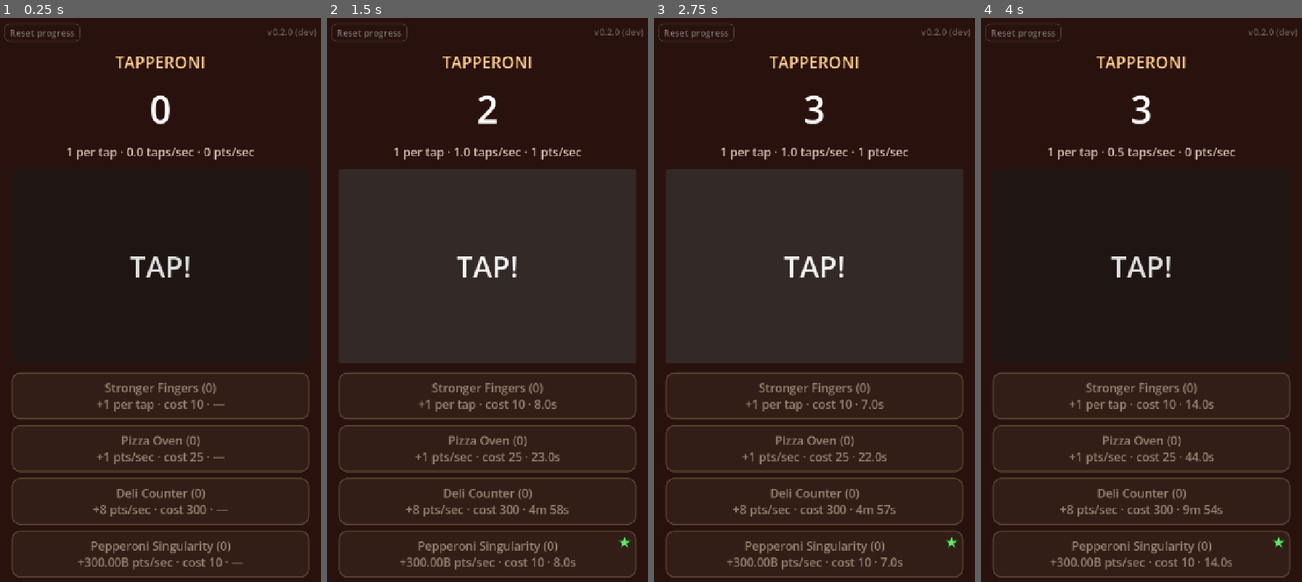
Above: before the commit, frames 1-4 (left to right).
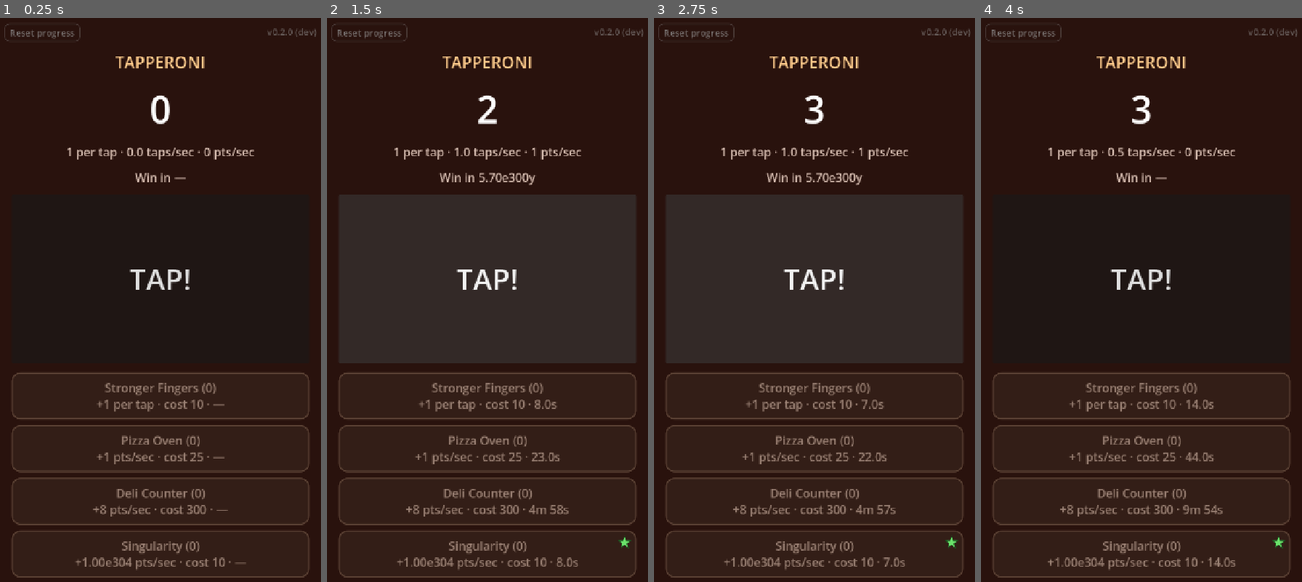
Above: after the commit, the same moments.

Repository: DukeOfEtiquette/tapperoni
Game: Godot game, scene res://scenes/main.tscn
The game is run twice, just before and just after one commit, with the same random seed, the same clock (stepped at 60 frames per second) and the same inputs.
Inputs:
- Up to frame 1 (0.25 s): no input
- Up to frame 2 (1.5 s): click "TAP!" at 0.5 s; click "TAP!" at 1.25 s
- Up to frame 3 (2.75 s): click "TAP!" at 2 s
- Up to frame 4 (4 s): click "Reset progress" at 2.75 s

The runs differ from the first frame. In frame 1, 1.4% of the frame differs, in the area x 23-77%, y 27-98%; in frame 2, 5.4%, in the area x 3-97%, y 26-98%; in frame 3, 5.4%; in frame 4, 1.5%.

Commit message:
Add a win at the most points a float can hold, with a countdown to it
Points are capped at Game.MAX_POINTS (the largest finite float, ~1.80e308),
and reaching it wins: nothing earns or buys after that, TAP! is disabled, and
"Congratulations, you won!" stays up until a reset. A "Win in ..." line
counts down to it at the current income, like the upgrade countdowns.

The currency is now "points" instead of "pepperoni". The save's key changed
with it, so the save format is now 2; format-1 saves still load.

The Singularity test upgrade now gives +1e304 pts/sec, so holding it wins
in about 45 seconds.

Co-Authored-By: Claude Opus 5.5 <noreply@anthropic.com>
Claude-Session: https://claude.ai/code/session_01Adit54NgQr99XCAgxT4cSp

Diff:
--- a/scenes/main.tscn
+++ b/scenes/main.tscn
@@ -56,13 +56,29 @@
 text = "1 per tap · 0.0 taps/sec · 0 pts/sec"
 horizontal_alignment = 1
 
+[node name="WinTimeLabel" type="Label" parent="Margin/VBox"]
+unique_name_in_owner = true
+layout_mode = 2
+theme_type_variation = &"StatLabel"
+text = "Win in —"
+horizontal_alignment = 1
+
 [node name="AwayLabel" type="Label" parent="Margin/VBox"]
 unique_name_in_owner = true
 visible = false
 layout_mode = 2
 theme_type_variation = &"NoticeLabel"
-text = "While you were away: +0 pepperoni"
+text = "While you were away: +0 points"
 horizontal_alignment = 1
+
+[node name="WinLabel" type="Label" parent="Margin/VBox"]
+unique_name_in_owner = true
+visible = false
+layout_mode = 2
+theme_type_variation = &"WinLabel"
+text = "Congratulations, you won!"
+horizontal_alignment = 1
+autowrap_mode = 2
 
 [node name="TapButton" type="Button" parent="Margin/VBox"]
 unique_name_in_owner = true
--- a/scripts/game.gd
+++ b/scripts/game.gd
@@ -8,10 +8,13 @@
 signal returned_from_away(earned: float)
 
 const SAVE_PATH := "user://save.json"
-const SAVE_FORMAT := 1                 ## written as "save_format"; bump it when the save's shape changes
+const SAVE_FORMAT := 2                 ## written as "save_format"; bump it when the save's shape changes
 const SAVE_EVERY := 5.0                ## seconds between autosaves
 const OFFLINE_CAP := 8 * 3600.0        ## seconds; at most 8 hours of offline earnings
 const AWAY_MIN_GAP := 10.0             ## seconds between frames that count as having been away
+## The most points there can be: the largest finite float. Reaching it wins the game, and nothing
+## earns or spends after that until a reset.
+const MAX_POINTS := 1.7976931348623157e308
 
 ## Upgrades: data-driven, so adding one is one entry here (the button text is generated from
 ## per_tap / per_second). cost = base_cost * cost_growth ^ owned
@@ -22,18 +25,17 @@
 		"base_cost": 25.0, "cost_growth": 1.15, "per_tap": 0.0, "per_second": 1.0},
 	"deli": {"name": "Deli Counter",
 		"base_cost": 300.0, "cost_growth": 1.17, "per_tap": 0.0, "per_second": 8.0},
-	# FOR TESTING, deliberately unbalanced: Stronger Fingers' cost curve with absurd income, to
-	# push numbers through every suffix into scientific notation (1e15) in ~2 minutes of
-	# hold-to-buy. Remove before a real release.
-	"singularity": {"name": "Pepperoni Singularity",
-		"base_cost": 10.0, "cost_growth": 1.15, "per_tap": 0.0, "per_second": 3e11},
+	# FOR TESTING, deliberately unbalanced: Stronger Fingers' cost curve with absurd income, so
+	# ~40 s of hold-to-buy reaches MAX_POINTS and wins. Remove before a real release.
+	"singularity": {"name": "Singularity",
+		"base_cost": 10.0, "cost_growth": 1.15, "per_tap": 0.0, "per_second": 1e304},
 }
 
 ## Number suffixes for format_number(), one per factor of 1000. Only the familiar ones: past T,
 ## scientific notation, where a bigger exponent is plainly a bigger number.
 const SUFFIXES := ["", "K", "M", "B", "T"]
 
-var pepperoni := 0.0
+var points := 0.0
 var total_earned := 0.0
 var owned: Dictionary[String, int] = {}   ## upgrade id -> count
 var offline_earned := 0.0              ## earned while closed, set on load; the UI shows it once
@@ -58,9 +60,8 @@
 	var now := Time.get_unix_time_from_system()
 	var elapsed := clampf(now - _last_tick, 0.0, OFFLINE_CAP)   # a clock set backwards gives 0
 	_last_tick = now
-	var earned := per_second() * elapsed
+	var earned := _earn(per_second() * elapsed)
 	if earned > 0.0:
-		_earn(earned)
 		if elapsed >= AWAY_MIN_GAP:
 			returned_from_away.emit(earned)
 	_since_save += delta
@@ -96,17 +97,27 @@
 
 
 func can_buy(id: String) -> bool:
-	return pepperoni >= cost(id)
+	return not has_won() and points >= cost(id)
+
+
+## True once points have reached MAX_POINTS. It lasts until reset(), since nothing can spend them.
+func has_won() -> bool:
+	return points >= MAX_POINTS
 
 
 ## Seconds until `id` is affordable at the current income: per_second() plus per_tap() at
-## `taps_per_second`. 0 if it already is; INF if it isn't and there's no income.
+## `taps_per_second`. 0 if it already is; INF if it isn't and there's no income, or the game is
+## won (nothing can be bought).
 func time_to_afford(id: String, taps_per_second: float) -> float:
-	var shortfall := cost(id) - pepperoni
-	if shortfall <= 0.0:
-		return 0.0
-	var income := per_second() + per_tap() * taps_per_second
-	return shortfall / income if income > 0.0 else INF
+	if has_won():
+		return INF
+	return _time_to_reach(cost(id), taps_per_second)
+
+
+## Seconds until points reach MAX_POINTS and the game is won, at the same income as
+## time_to_afford. 0 once won; INF if there's no income.
+func time_to_win(taps_per_second: float) -> float:
+	return _time_to_reach(MAX_POINTS, taps_per_second)
 
 
 ## Seconds until buying `id` has paid for itself: the wait to afford it (time_to_afford), plus
@@ -122,15 +133,13 @@
 
 
 func tap() -> float:
-	var gained := per_tap()
-	_earn(gained)
-	return gained
+	return _earn(per_tap())
 
 
 func buy(id: String) -> bool:
 	if not can_buy(id):
 		return false
-	pepperoni -= cost(id)
+	points -= cost(id)
 	owned[id] += 1
 	changed.emit()
 	return true
@@ -138,7 +147,7 @@
 
 ## Wipes all progress and saves (the main screen's hold-to-reset button).
 func reset() -> void:
-	pepperoni = 0.0
+	points = 0.0
 	total_earned = 0.0
 	for id: String in UPGRADES:
 		owned[id] = 0
@@ -146,10 +155,27 @@
 	changed.emit()
 
 
-func _earn(amount: float) -> void:
-	pepperoni += amount
-	total_earned += amount
+## Adds `amount`, up to MAX_POINTS, and returns what was actually added: less than `amount` at
+## the cap, 0 once the game is won. `amount` may be INF (per_second() can overflow); never NaN,
+## since only positive amounts get through.
+## Seconds until points reach `target` at per_second() plus per_tap() at `taps_per_second`. 0 if
+## they already have; INF if they haven't and there's no income.
+func _time_to_reach(target: float, taps_per_second: float) -> float:
+	var shortfall := target - points
+	if shortfall <= 0.0:
+		return 0.0
+	var income := per_second() + per_tap() * taps_per_second
+	return shortfall / income if income > 0.0 else INF
+
+
+func _earn(amount: float) -> float:
+	if not amount > 0.0 or has_won():
+		return 0.0
+	var gained := minf(amount, MAX_POINTS - points)
+	points = minf(points + amount, MAX_POINTS)   # not points + gained: that can round short of the cap
+	total_earned = minf(total_earned + gained, MAX_POINTS)
 	changed.emit()
+	return gained
 
 
 # ---- saving ----------------------------------------------------------------------------------
@@ -159,7 +185,7 @@
 	var data := {
 		"save_format": SAVE_FORMAT,
 		"saved_at": Time.get_unix_time_from_system(),
-		"pepperoni": pepperoni,
+		"points": points,
 		"total_earned": total_earned,
 		"owned": owned,
 	}
@@ -179,18 +205,17 @@
 	if typeof(data) != TYPE_DICTIONARY:
 		push_error("save file unreadable; starting fresh")
 		return
-	# No migrations yet: every save so far is format 1. (The earliest ones say "version": 1
-	# instead of "save_format"; when format 2 comes, treat a missing "save_format" as 1.)
-	pepperoni = float(data.get("pepperoni", 0.0))
+	# The earliest saves say "version": 1 instead of "save_format", so a missing one means 1.
+	var save_format := int(data.get("save_format", 1))
+	# Format 1 called the points "pepperoni"; otherwise the shape is the same.
+	points = minf(float(data.get("points" if save_format >= 2 else "pepperoni", 0.0)), MAX_POINTS)
 	total_earned = float(data.get("total_earned", 0.0))
 	var saved_owned: Dictionary = data.get("owned", {})
 	for id: String in UPGRADES:
 		owned[id] = int(saved_owned.get(id, 0))
 	# Offline progress, clamped: a clock set backwards gives 0, forwards at most OFFLINE_CAP.
 	var away := clampf(Time.get_unix_time_from_system() - float(data.get("saved_at", 0.0)), 0.0, OFFLINE_CAP)
-	offline_earned = per_second() * away
-	if offline_earned > 0.0:
-		_earn(offline_earned)
+	offline_earned = _earn(per_second() * away)
 
 
 # ---- formatting ------------------------------------------------------------------------------
--- a/scripts/main.gd
+++ b/scripts/main.gd
@@ -29,7 +29,9 @@
 
 @onready var _count_label: Label = %CountLabel
 @onready var _rate_label: Label = %RateLabel
+@onready var _win_time_label: Label = %WinTimeLabel
 @onready var _away_label: Label = %AwayLabel
+@onready var _win_label: Label = %WinLabel
 @onready var _tap_button: Button = %TapButton
 @onready var _upgrade_list: VBoxContainer = %UpgradeList
 @onready var _version_label: Label = %VersionLabel
@@ -61,6 +63,7 @@
 	# Taps/sec decays to 0 when you stop, so these update every frame, not only on changes.
 	_forget_old_taps()
 	_update_rate()
+	_update_win_time()
 	_update_recommendation()
 	_update_upgrade_buttons()
 	_update_reset_hold(delta)
@@ -120,8 +123,14 @@
 
 
 func _refresh() -> void:
-	_count_label.text = Game.format_number(Game.pepperoni)
+	_count_label.text = Game.format_number(Game.points)
+	# Winning ends the game until a reset: the message stays up and the TAP! button is off (the
+	# upgrade buttons switch off by themselves, since Game.can_buy is false).
+	_win_label.visible = Game.has_won()
+	_win_time_label.visible = not Game.has_won()
+	_tap_button.disabled = Game.has_won()
 	_update_rate()
+	_update_win_time()
 	_update_upgrade_buttons()
 
 
@@ -148,10 +157,10 @@
 	return ", ".join(parts)
 
 
-## "While you were away: +N pepperoni", for a few seconds (after a cold start, or a return from
+## "While you were away: +N points", for a few seconds (after a cold start, or a return from
 ## the background).
 func _show_away_message(earned: float) -> void:
-	_away_label.text = "While you were away: +%s pepperoni" % Game.format_number(earned)
+	_away_label.text = "While you were away: +%s points" % Game.format_number(earned)
 	_away_label.show()
 	if _away_tween:
 		_away_tween.kill()
@@ -209,6 +218,12 @@
 	_rate_label.text = text
 
 
+## "Win in 3.21e290y": how long until MAX_POINTS at passive income plus the on-screen tap rate,
+## like the upgrade countdowns ("—" with no income). Hidden once won, when %WinLabel takes over.
+func _update_win_time() -> void:
+	_win_time_label.text = "Win in %s" % Game.format_duration(Game.time_to_win(_taps_per_second(RATE_TAP_WINDOW)))
+
+
 ## Stars the upgrade that pays for itself soonest (Game.payback_time), valuing taps at the recent
 ## tap rate. The star stays put unless another upgrade is clearly better, so it doesn't flicker.
 func _update_recommendation() -> void:
--- /dev/null
+++ b/tests/test_win.gd
@@ -0,0 +1,65 @@
+extends "res://tests/test_case.gd"
+## Winning: points stop at Game.MAX_POINTS, and after that nothing earns or spends.
+
+const GameScript := preload("res://scripts/game.gd")   ## instanced off the tree: no _ready, no save
+
+
+## A fresh game outside the scene tree, so it never loads or writes the save. Free it when done.
+func _new_game() -> Node:
+	var game: Node = GameScript.new()
+	for id: String in GameScript.UPGRADES:
+		game.owned[id] = 0
+	return game
+
+
+func test_earning_stops_at_the_cap() -> void:
+	var game := _new_game()
+	game.points = GameScript.MAX_POINTS / 2.0   # halving is exact, so the expected gain is too
+	expect_eq(game.has_won(), false, "short of the cap")
+	expect_eq(game._earn(GameScript.MAX_POINTS), GameScript.MAX_POINTS / 2.0, "only what fits under the cap is earned")
+	expect_eq(game.points, GameScript.MAX_POINTS, "points stop at the cap")
+	expect_eq(game.has_won(), true, "at the cap")
+	expect_eq(game._earn(1e305), 0.0, "nothing more is earned")
+	expect_eq(game.tap(), 0.0, "taps earn nothing")
+	game.free()
+
+
+## per_second() can overflow to INF with enough upgrades; that still stops at the cap.
+func test_infinite_income_stops_at_the_cap() -> void:
+	var game := _new_game()
+	game._earn(INF)
+	expect_eq(game.points, GameScript.MAX_POINTS)
+	expect_eq(game.total_earned, GameScript.MAX_POINTS)
+	game.free()
+
+
+func test_nothing_can_be_bought_once_won() -> void:
+	var game := _new_game()
+	game.points = GameScript.MAX_POINTS
+	for id: String in GameScript.UPGRADES:
+		expect_eq(game.can_buy(id), false, id)
+		expect_eq(game.buy(id), false, id)
+		expect_eq(game.time_to_afford(id, 5.0), INF, id + " countdown")
+	expect_eq(game.points, GameScript.MAX_POINTS, "points unspent")
+	game.free()
+
+
+func test_time_to_win() -> void:
+	var game := _new_game()
+	expect_eq(game.time_to_win(0.0), INF, "no income")
+	game.points = GameScript.MAX_POINTS / 2.0
+	expect_eq(game.time_to_win(1.0), GameScript.MAX_POINTS / 2.0, "1 per tap at 1 tap/sec")
+	game.owned["singularity"] = 1
+	var income: float = GameScript.UPGRADES.singularity.per_second + 2.0   # 1 per tap at 2 taps/sec
+	expect_eq(game.time_to_win(2.0), (GameScript.MAX_POINTS / 2.0) / income, "passive plus taps")
+	game.points = GameScript.MAX_POINTS
+	expect_eq(game.time_to_win(2.0), 0.0, "won")
+	game.free()
+
+
+## The win is just points == MAX_POINTS, so the save must give that exact value back.
+func test_the_cap_survives_a_save() -> void:
+	var saved = JSON.parse_string(JSON.stringify({"points": GameScript.MAX_POINTS}))
+	expect_eq(float(saved.points), GameScript.MAX_POINTS)
+	expect_eq(is_finite(GameScript.MAX_POINTS), true, "MAX_POINTS is finite")
+	expect_eq(is_inf(GameScript.MAX_POINTS * 2.0), true, "MAX_POINTS is the largest float")
--- a/themes/default.tres
+++ b/themes/default.tres
@@ -140,3 +140,6 @@
 UpgradeButton/styles/hover = SubResource("StyleBoxFlat_upgrade_hover")
 UpgradeButton/styles/normal = SubResource("StyleBoxFlat_upgrade_normal")
 UpgradeButton/styles/pressed = SubResource("StyleBoxFlat_upgrade_pressed")
+WinLabel/base_type = &"Label"
+WinLabel/colors/font_color = Color(1, 0.85, 0.35, 1)
+WinLabel/font_sizes/font_size = 44
Not shown, added: tests/test_win.gd.uid
Not shown, changed: CLAUDE.md
